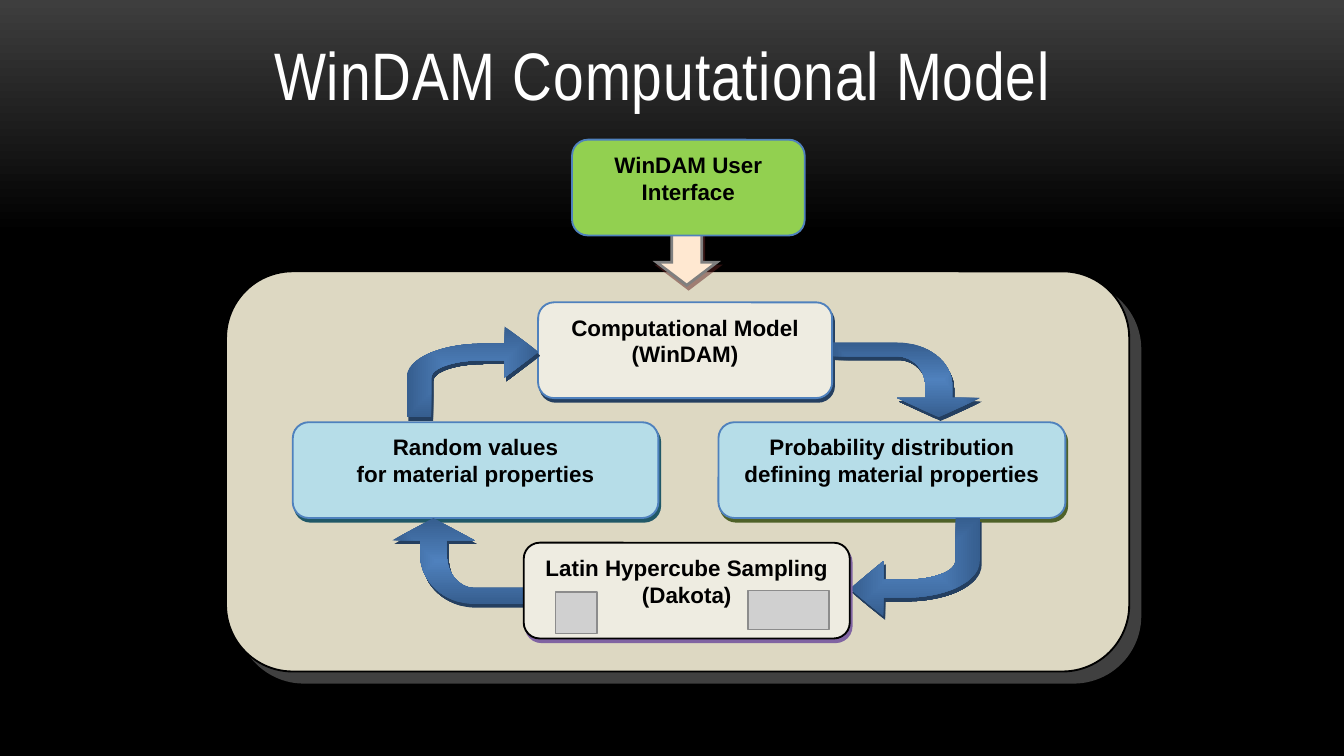
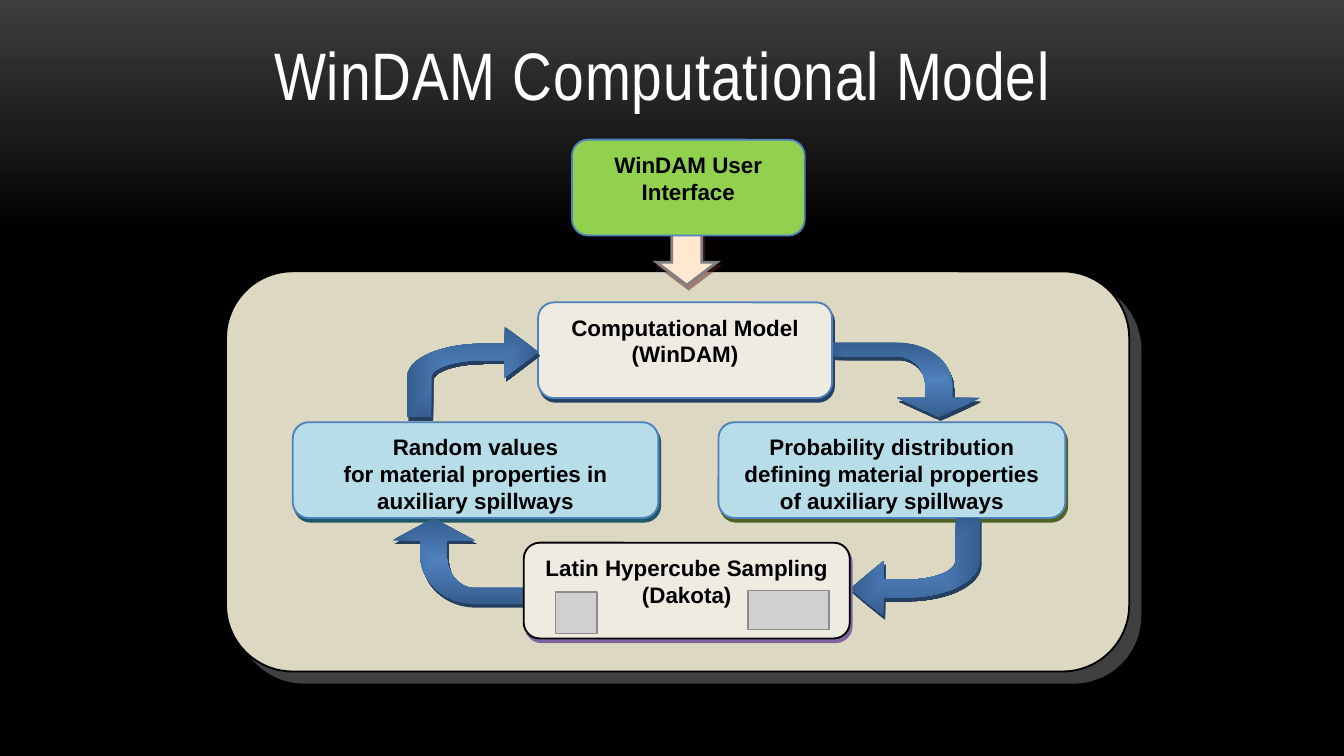
Before and after one commit to neilsenKSU/DLBreachDakota, a slide deck: slide 3 of BigBayDLBreachWinDAM.pptx. Drawn at 1344x756 pixels with LibreOffice and Linux fonts; fonts in the diff are those of the drawing; grey boxes stand for pictures; background and template pictures are left out. Boxes give left, top, right and bottom in pixels: in the first picture for what was removed or moved away, otherwise in the second. Text is boxed around its words. In the diff, an @@ line names an element or a change of style, - is before the commit and + after.

```diff
--- a/BigBayDLBreachWinDAM.pptx
+++ b/BigBayDLBreachWinDAM.pptx
@@ text in rounded rectangle at (344,465,607,514): text changed @@
-for material properties
+for material properties in auxiliary spillways
@@ text in rounded rectangle at (744,465,1039,514): text changed @@
-defining material properties
+defining material properties of auxiliary spillways
```
Also in this commit, not shown: 2 other slides changed, 1 slide added.
